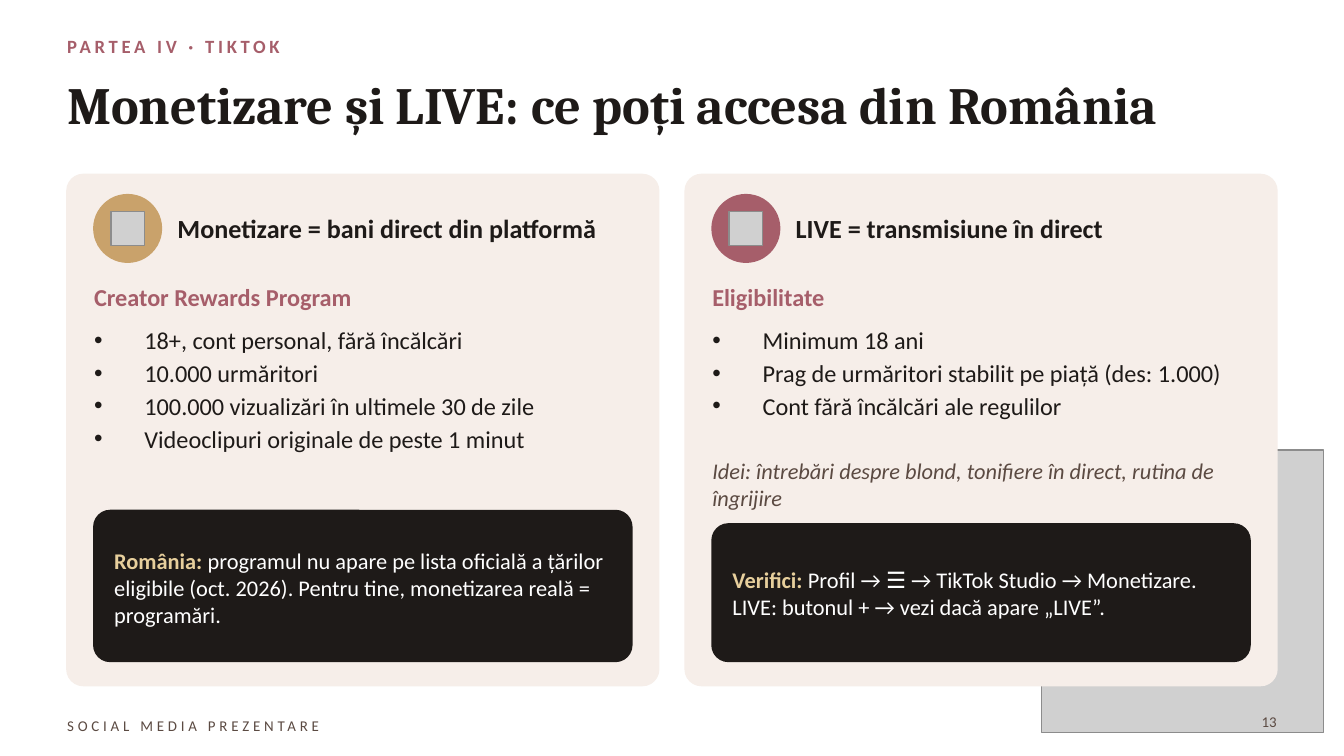
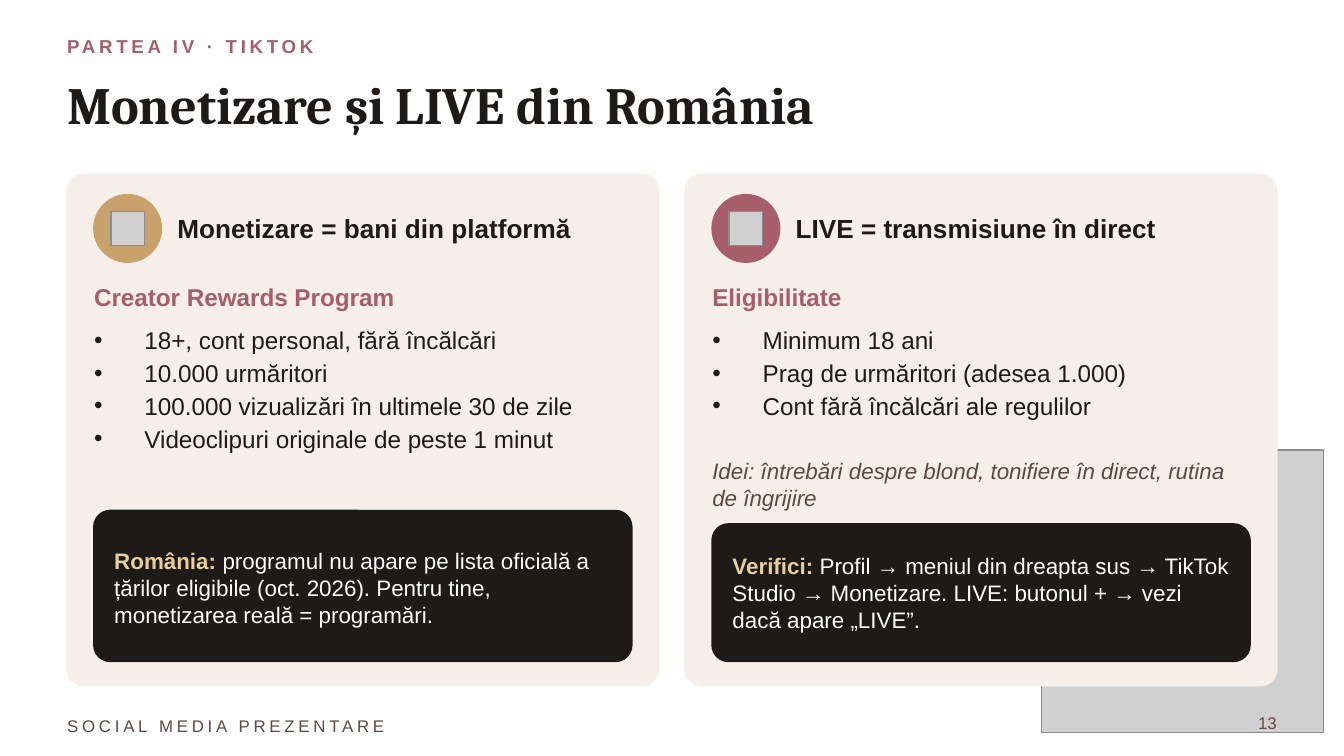
Before and after one commit to dianaavram2014/Blonde-ambition, a slide deck: slide 13 of SOCIAL_MEDIA_PREZENTARE.pptx. Drawn at 1344x756 pixels with LibreOffice and Linux fonts; fonts in the diff are those of the drawing; grey boxes stand for pictures. Boxes give left, top, right and bottom in pixels: in the first picture for what was removed or moved away, otherwise in the second. Text is boxed around its words. In the diff, an @@ line names an element or a change of style, - is before the commit and + after.

```diff
--- a/SOCIAL_MEDIA_PREZENTARE.pptx
+++ b/SOCIAL_MEDIA_PREZENTARE.pptx
@@ title at [67, 87, 814, 136]: text changed @@
-Monetizare și LIVE: ce poți accesa din România
+Monetizare și LIVE din România
@@ text at [177, 218, 570, 244]: text changed; font Calibri to Arial @@
-Monetizare = bani direct din platformă
+Monetizare = bani din platformă
@@ text at [763, 331, 1091, 420]: font Calibri to Arial in "Minimum 18 ani", "Cont fără încălcări ale regulilor" @@
@@ text at [763, 364, 1126, 387]: text changed; font Calibri to Arial @@
-• Prag de urmăritori stabilit pe piață (des: 1.000)
+• Prag de urmăritori (adesea 1.000)
@@ font Calibri to Arial in 7 elements at [67, 30, 1008, 63], [94, 288, 394, 311], [144, 331, 572, 453], [114, 552, 589, 628], [796, 218, 1155, 239], [712, 288, 841, 311], [712, 462, 1224, 511] @@
@@ text at [732, 557, 1229, 633]: text changed; font Calibri to Arial @@
-Verifici: Profil → ☰ → TikTok Studio → Monetizare. LIVE: butonul + → vezi dacă apare „LIVE”.
+Verifici: Profil → meniul din dreapta sus → TikTok Studio → Monetizare. LIVE: butonul + → vezi dacă apare „LIVE”.
@@ text "SOCIAL MEDIA PREZENTARE" at [67, 712, 605, 739]: size 8 to 9 pt, font Calibri to Arial @@
@@ page number at [1258, 717, 1277, 733]: size 8 to 9 pt, font Calibri to Arial @@
```
Also in this commit, not shown: 19 other slides changed, 1 other file.
